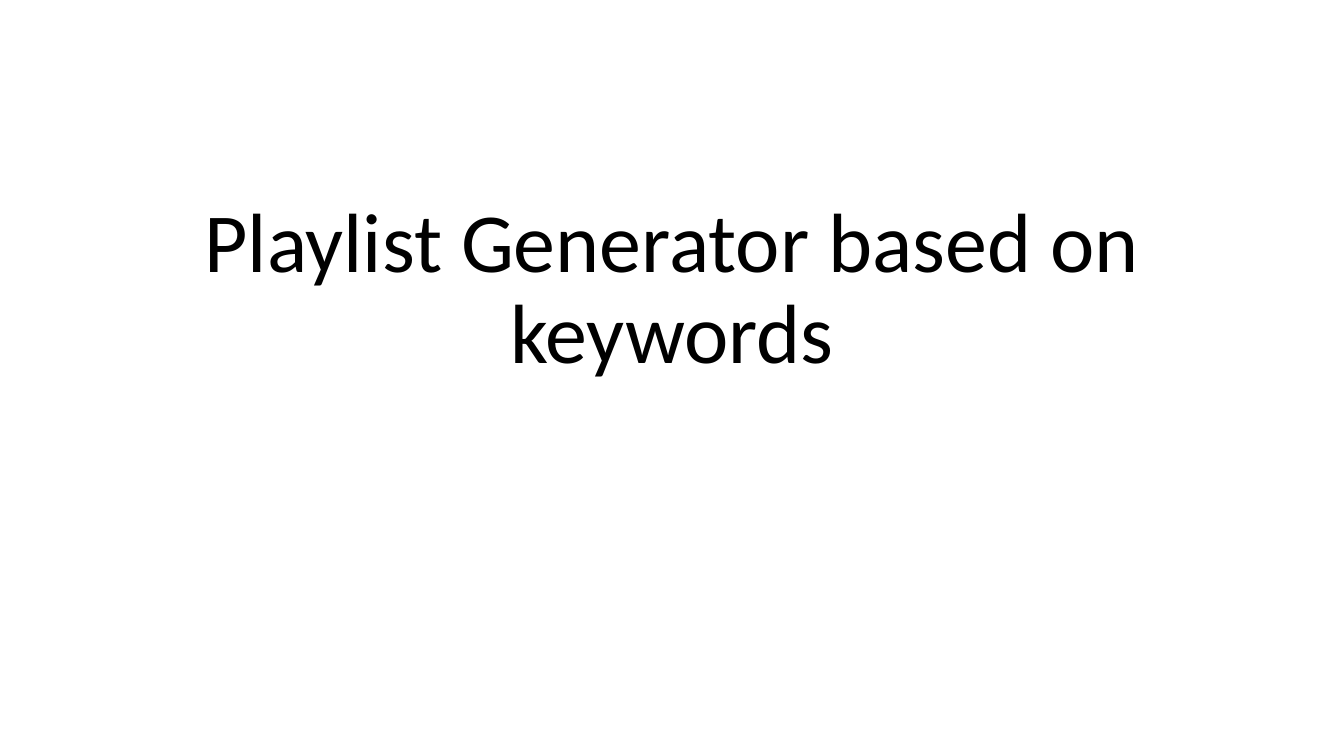
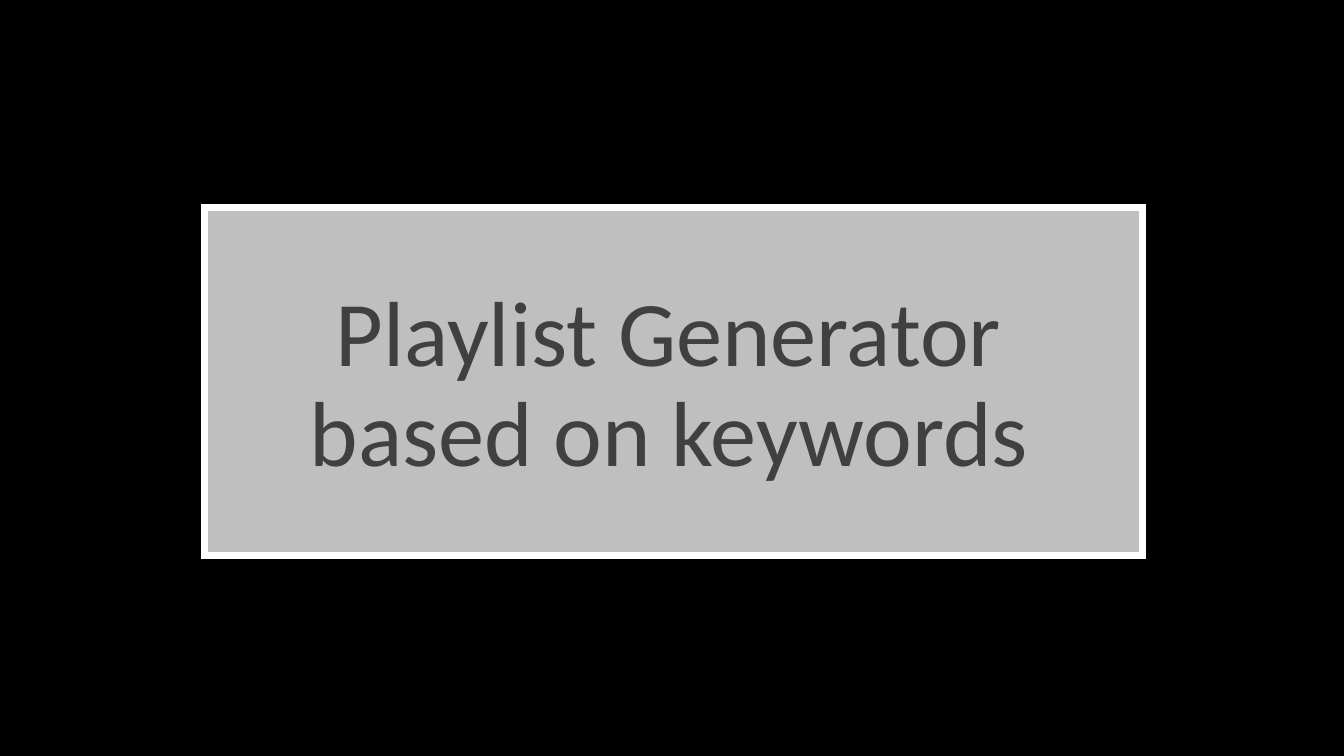
Before and after one commit to Yufei0523/322, a slide deck: slide 1 of Plan presentation.pptx. Drawn at 1344x756 pixels with LibreOffice and Linux fonts; fonts in the diff are those of the drawing; background and template pictures are left out. Boxes give left, top, right and bottom in pixels: in the first picture for what was removed or moved away, otherwise in the second. Text is boxed around its words. In the diff, an @@ line names an element or a change of style, - is before the commit and + after.

```diff
--- a/Plan presentation.pptx
+++ b/Plan presentation.pptx
@@ background #FFFFFF to picture (left out) @@
@@ rectangle added at <box>205,208,1142,556</box>, fill #FFFFFF at 75% opacity, outline #FFFFFF 5 pt @@
@@ title "Playlist Generator based on keywords": place and size @@
-title "Playlist Generator based on keywords" at <box>204,213,1138,377</box>
+title "Playlist Generator based on keywords" at <box>310,302,1028,481</box>
@@ title "Playlist Generator based on keywords" at <box>310,302,1028,481</box>: size 60 to 66 pt, text colour #000000 to #404040; vertical alignment bottom to middle @@
```
Also in this commit, not shown: 1 other slide changed, 2 slides added, 2 other files.
